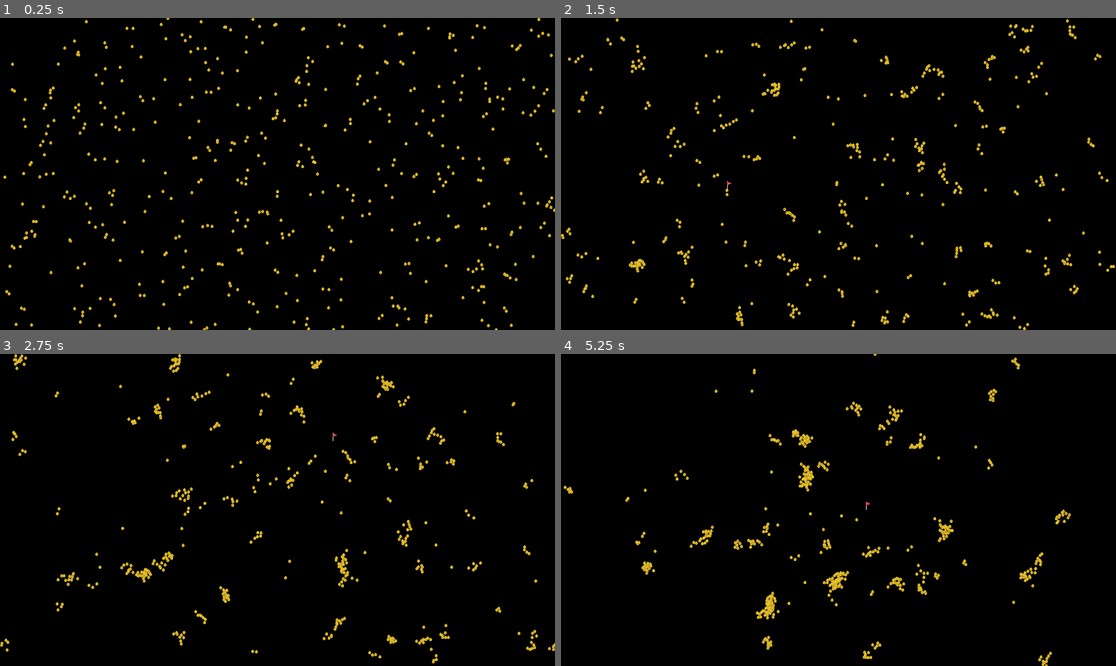
Above: before the commit, frames 1-4 (two rows, left to right).
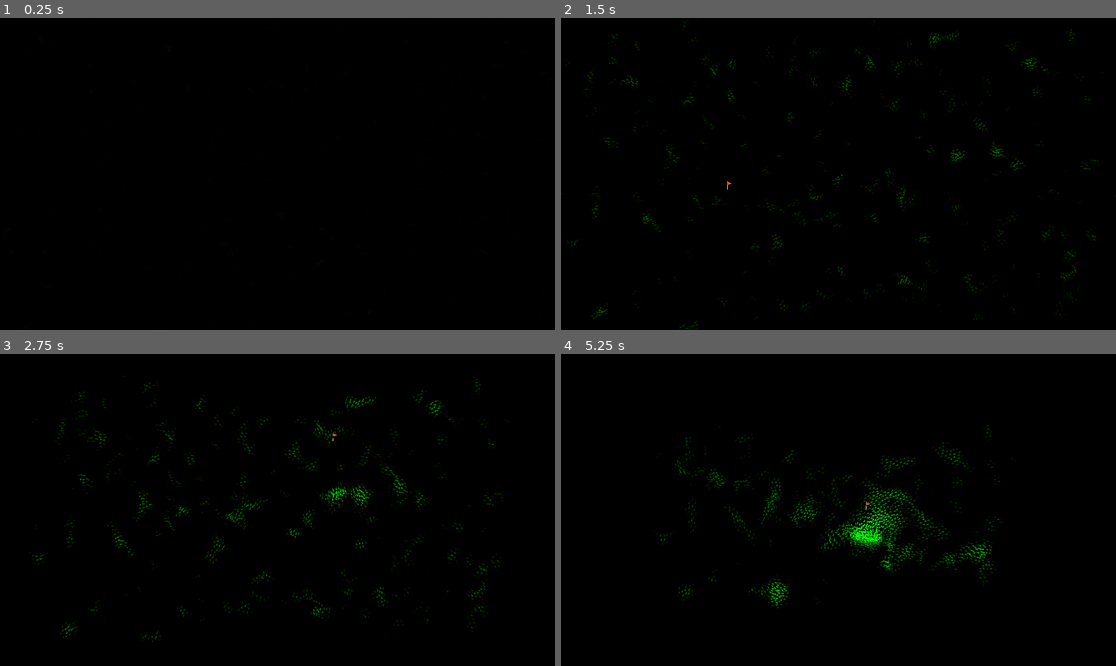
Above: after the commit, the same moments.

Repository: kyrick/godot-boids-acceleration-structure
Game: Godot game, scene res://Levels/RandomSpawn/RandomSpawn.tscn
The game is run twice, just before and just after one commit, with the same random seed, the same clock (stepped at 60 frames per second) and the same inputs.
Inputs (mouse positions are in pixels of both pictures, inside the frame that each line leads up to):
- Up to frame 1 (0.25 s): no input
- Up to frame 2 (1.5 s): move the mouse to (960, 158) at 0.52 s; click (960, 158) at 0.67 s; move the mouse to (727, 189) at 1.27 s; click (727, 189) at 1.42 s
- Up to frame 3 (2.75 s): move the mouse to (333, 441) at 2.02 s; click (333, 441) at 2.17 s
- Up to frame 4 (5.25 s): move the mouse to (810, 572) at 2.77 s; click (810, 572) at 2.92 s; move the mouse to (1005, 556) at 3.52 s; click (1005, 556) at 3.67 s; move the mouse to (672, 463) at 4.27 s; click (672, 463) at 4.42 s; move the mouse to (866, 510) at 5.02 s; click (866, 510) at 5.17 s

The runs differ from the first frame. In frame 1, 2.7% of the frame differs, in the area x 0-100%, y 0-100%; in frame 2, 3.6%; in frame 3, 3.9%; in frame 4, 4.1%, in the area x 0-92%, y 0-100%.

Commit message:
use global_position because paranoia

Diff:
--- a/Actors/Boid/Boid.gd
+++ b/Actors/Boid/Boid.gd
@@ -69,23 +69,25 @@
 		for f in cell:
 			if f == self:
 				continue
-			var neighbor_pos: Vector2 = f.position
+			var neighbor_pos: Vector2 = f.global_position
 
-			if position.distance_to(neighbor_pos) < view_distance:
+			if global_position.distance_to(neighbor_pos) < view_distance:
 				flock_size += 1
 				align_vector += f.velocity
 				flock_center += neighbor_pos
 
-				var d = position.distance_to(neighbor_pos)
-				if d != 0 and d < avoid_distance:
-					avoid_vector -= (neighbor_pos - position).normalized() * (avoid_distance / d)
+				var d = global_position.distance_to(neighbor_pos)
+				if d < avoid_distance:
+					if d == 0:
+						d = 1
+					avoid_vector -= (neighbor_pos - global_position).normalized() * (avoid_distance / d)
 
 	if flock_size:
 		align_vector /= flock_size
 		flock_center /= flock_size
 
-		var center_dir = position.direction_to(flock_center)
-		var center_speed = (position.distance_to(flock_center) / view_distance)
+		var center_dir = global_position.direction_to(flock_center)
+		var center_speed = (global_position.distance_to(flock_center) / view_distance)
 		center_vector = center_dir * center_speed
 
 	return [center_vector,
--- a/Actors/Boid/Boid.tscn
+++ b/Actors/Boid/Boid.tscn
@@ -10,8 +10,8 @@
 min_speed = 100.0
 mouse_follow_force = 5.0
 cohesion_force = 5.0
-algin_force = 10.0
-separation_force = 5.0
+algin_force = 1.0
+separation_force = 3.0
 avoid_distance = 10.0
 
 [node name="Chicken" type="Sprite" parent="."]
--- a/Actors/Crow/Crow.tscn
+++ b/Actors/Crow/Crow.tscn
@@ -8,10 +8,11 @@
 __meta__ = {
 "_editor_description_": ""
 }
-max_speed = 75.0
-cohesion_force = 0.5
-algin_force = 0.2
-separation_force = 0.1
+max_speed = 100.0
+mouse_follow_force = 10.0
+cohesion_force = 3.0
+algin_force = 2.0
+separation_force = 4.0
 view_distance = 20.0
 avoid_distance = 15.0
 
--- a/Levels/RandomSpawn/RandomSpawn.tscn
+++ b/Levels/RandomSpawn/RandomSpawn.tscn
@@ -1,13 +1,13 @@
 [gd_scene load_steps=5 format=2]
 
 [ext_resource path="res://Levels/common/black_tiles.tres" type="TileSet" id=1]
-[ext_resource path="res://Actors/Boid/Boid.tscn" type="PackedScene" id=2]
+[ext_resource path="res://Actors/Crow/Crow.tscn" type="PackedScene" id=2]
 [ext_resource path="res://Actors/MarkerFlag/MarkerFlag.tscn" type="PackedScene" id=3]
 [ext_resource path="res://Levels/RandomSpawn/RandomSpawn.gd" type="Script" id=4]
 
 [node name="RandomChickens" type="Node2D"]
 script = ExtResource( 4 )
-max_boids = 500
+max_boids = 1500
 Boid = ExtResource( 2 )
 compute_groups = 2
 
